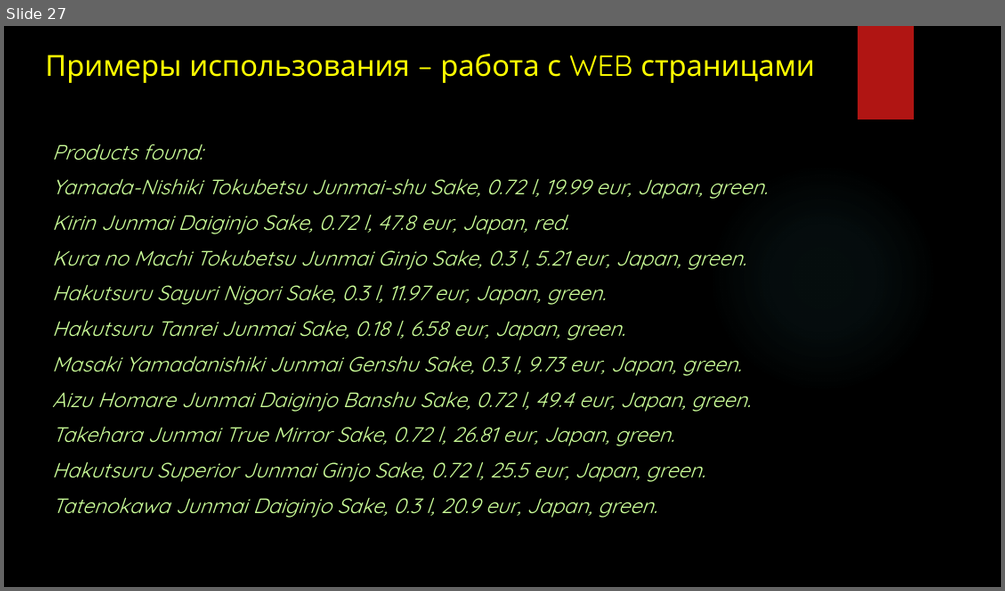
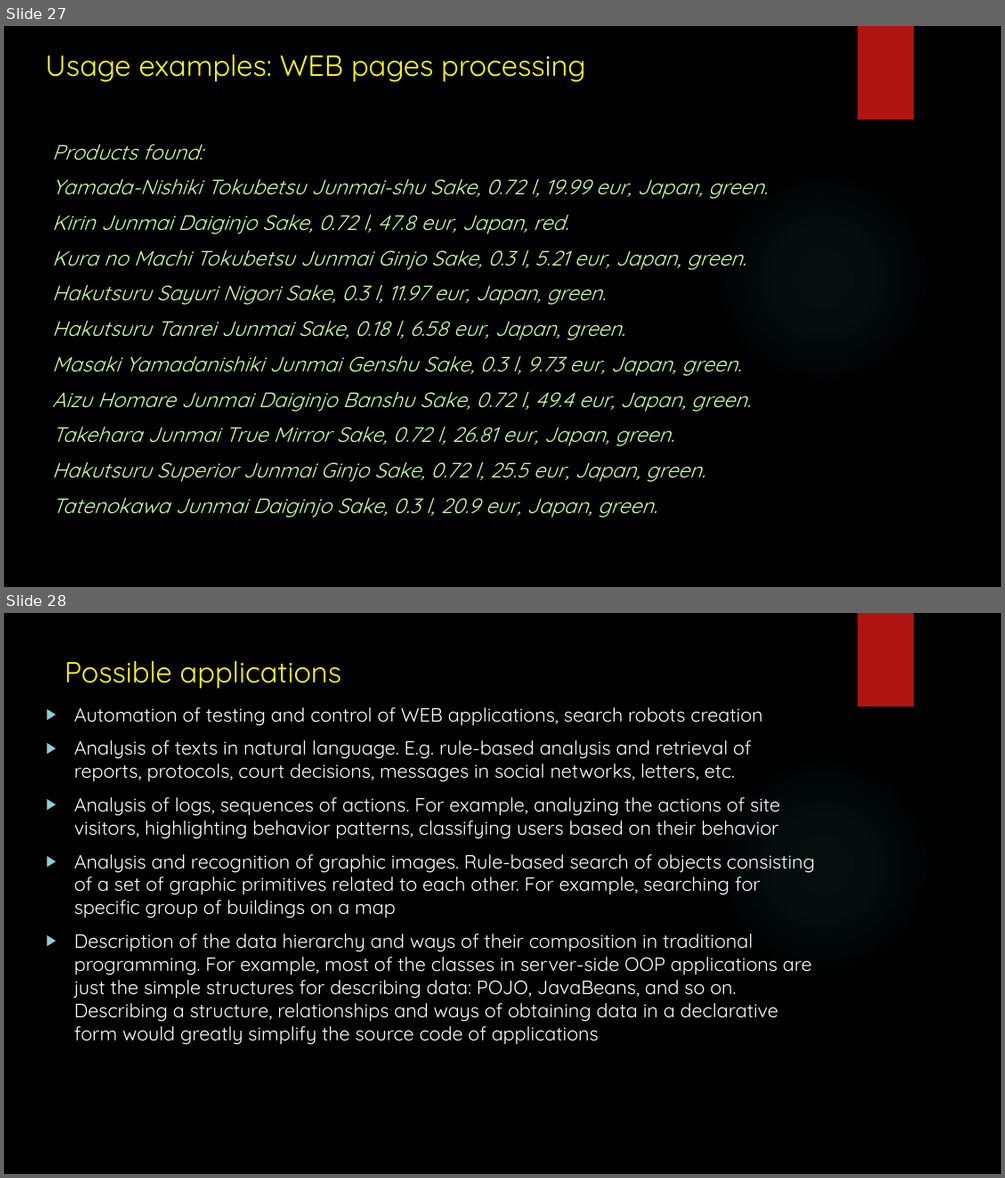
Before and after one commit to Voropay/ConceptualProgramming, a slide deck: presentation.pptx. Shown one above the other, each under a label of ours: slide 27 before the commit, slides 27 and 28 after it. The pictures are 1005x591 and 1005x1178 pixels, drawn with LibreOffice and Linux fonts; fonts in the diff are those of the drawing; background and template pictures are left out. Boxes give left, top, right and bottom in pixels: in the first picture for what was removed or moved away, otherwise in the second. Text is boxed around its words. In the diff, an @@ line names an element or a change of style, - is before the commit and + after.

```diff
--- a/presentation.pptx
+++ b/presentation.pptx
@@ slide 28 added at [4,613,1001,1174], background picture (left out); not listed: 2 template elements that a slide beside it also shows @@
@@ title added at [65,661,341,689], 28 pt, text #FFFF00 @@
+Possible applications
@@ text added at [74,707,815,1045], 18.5 pt, text #FFFFFF @@
+▶ Automation of testing and control of WEB applications, search robots creation
+▶ Analysis of texts in natural language. E.g. rule-based analysis and retrieval of reports, protocols, court decisions, messages in social networks, letters, etc.
+▶ Analysis of logs, sequences of actions. For example, analyzing the actions of site visitors, highlighting behavior patterns, classifying users based on their behavior
+▶ Analysis and recognition of graphic images. Rule-based search of objects consisting of a set of graphic primitives related to each other. For example, searching for specific group of buildings on a map
+▶ Description of the data hierarchy and ways of their composition in traditional programming. For example, most of the classes in server-side OOP applications are just the simple structures for describing data: POJO, JavaBeans, and so on. Describing a structure, relationships and ways of obtaining data in a declarative form would greatly simplify the source code of applications
@@ slide 27 changed as well @@
@@ title at [45,54,585,82]: text changed @@
-Примеры использования – работа с WEB страницами
+Usage examples: WEB pages processing
```
Also in this commit, not shown: 18 other slides changed, 10 other slides added, 8 slides removed, 1 other file.
